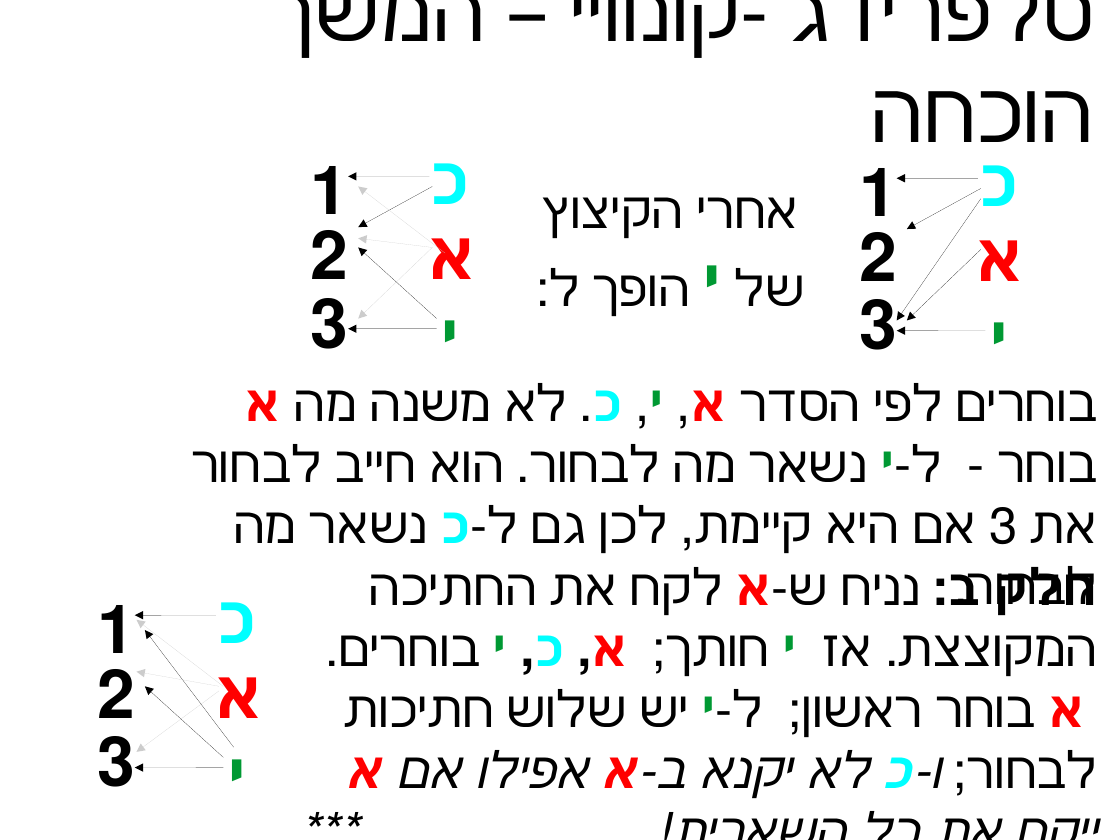
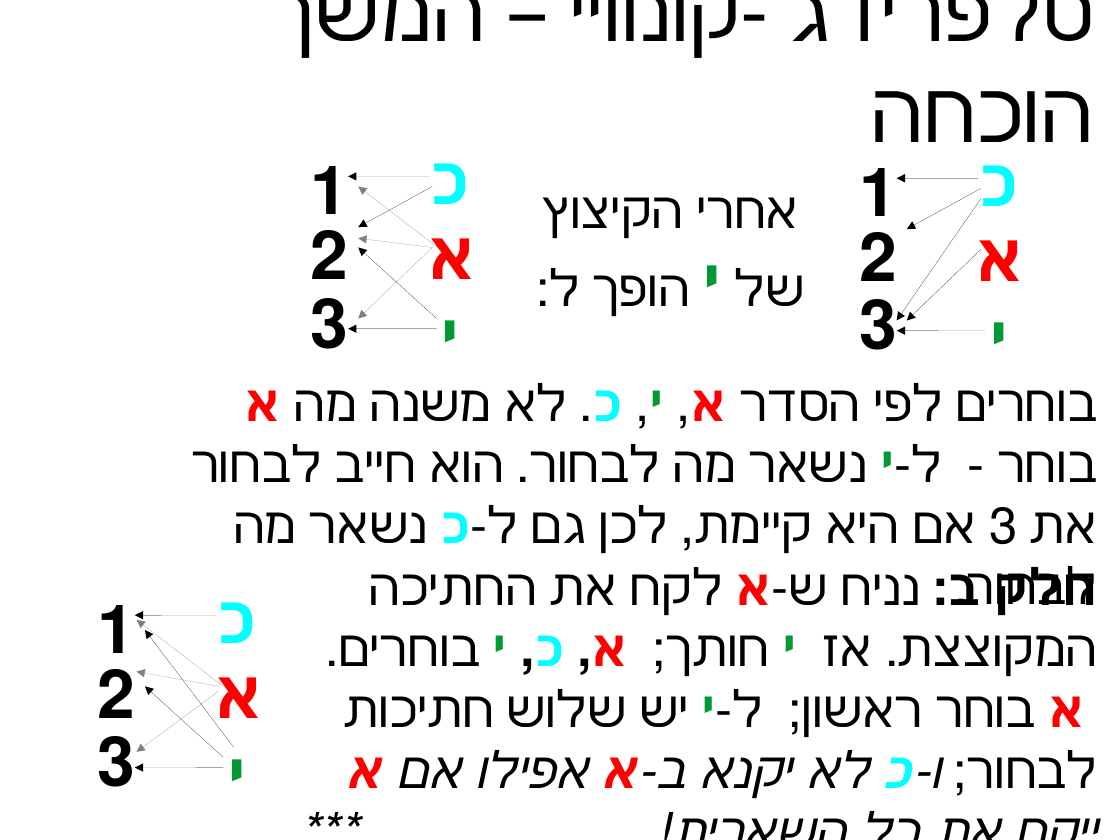
Before and after one commit to erelsgl-at-ariel/algorithms2m-5778, a slide deck: slide 6 of week07-cake-cutting/slides-2-envyfree.odp. Drawn at 1120x840 pixels with LibreOffice and Linux fonts; fonts in the diff are those of the drawing. Boxes give left, top, right and bottom in pixels: in the first picture for what was removed or moved away, otherwise in the second. Text is boxed around its words. In the diff, an @@ line names an element or a change of style, - is before the commit and + after.

```diff
--- a/week07-cake-cutting/slides-2-envyfree.odp
+++ b/week07-cake-cutting/slides-2-envyfree.odp
@@ arrow (445, 253) - (359, 187): stroke #CCCCCC 0 pt to #808080 0 pt @@
@@ arrow (433, 248) - (359, 239): stroke #CCCCCC 0 pt to #808080 0 pt @@
@@ arrow (433, 248) - (359, 319): stroke #CCCCCC 0 pt to #808080 0 pt @@
@@ arrow (224, 687) - (136, 620): stroke #CCCCCC 0 pt to #808080 0 pt @@
@@ arrow (220, 686) - (136, 672): stroke #CCCCCC 0 pt to #808080 0 pt @@
@@ arrow (220, 691) - (136, 752): stroke #CCCCCC 0 pt to #808080 0 pt @@
```
Also in this commit, not shown: 2 other slides changed, 14 other files.
